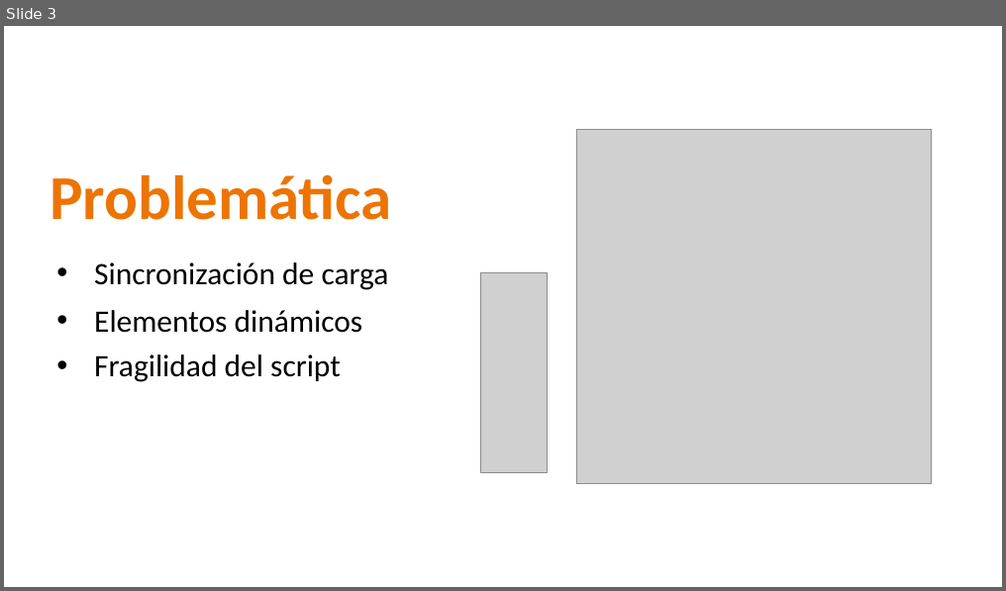
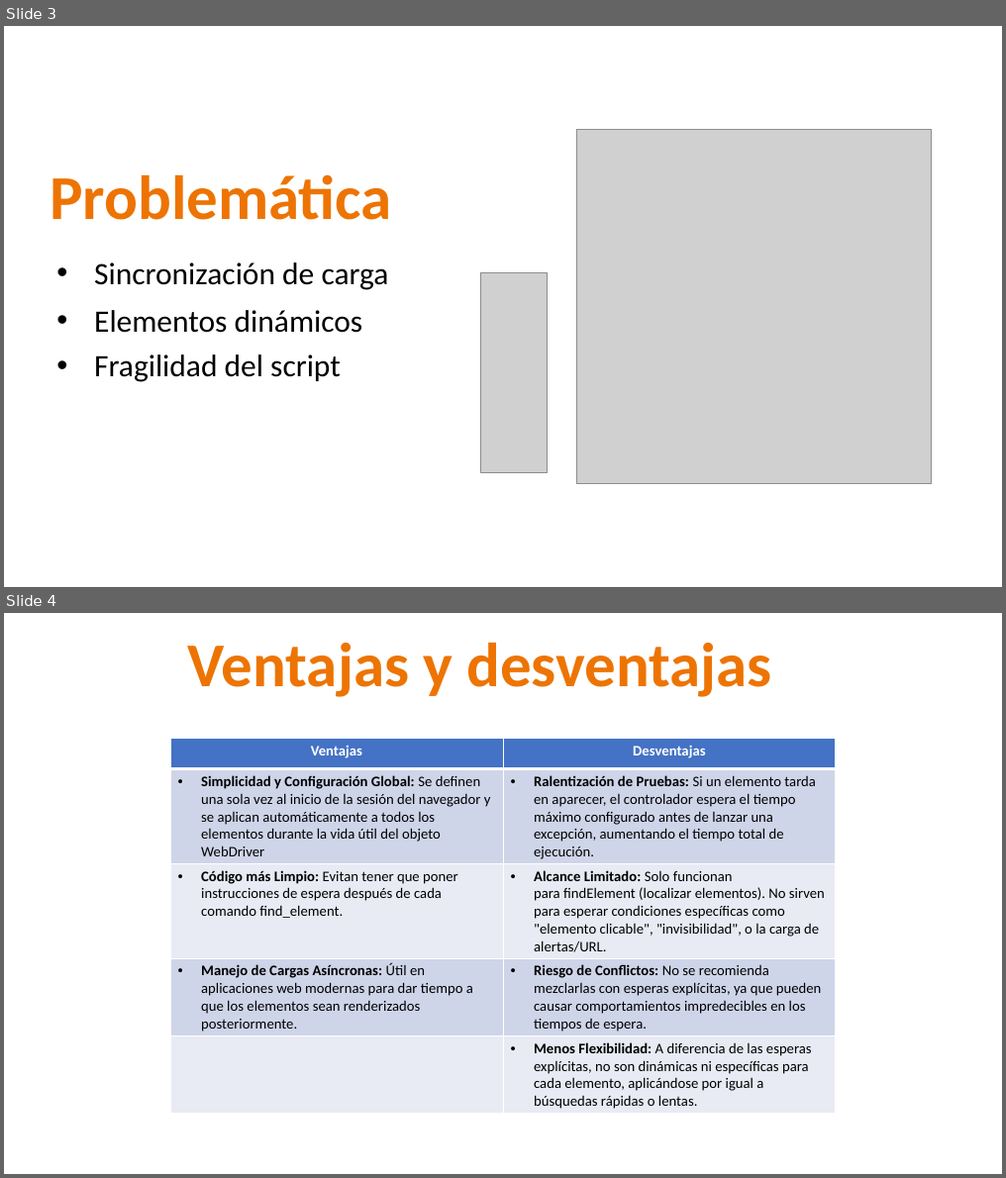
Before and after one commit to GabrielGNP/Semana-4_Gems-y-tiempos-de-espera, a slide deck: Docs_Ingeniería/presentacion.pptx. Shown one above the other, each under a label of ours: slide 3 before the commit, slides 3 and 4 after it. The pictures are 1006x591 and 1006x1178 pixels, drawn with LibreOffice and Linux fonts; fonts in the diff are those of the drawing; grey boxes stand for pictures; background and template pictures are left out. Boxes give left, top, right and bottom in pixels: in the first picture for what was removed or moved away, otherwise in the second. Text is boxed around its words. In the diff, an @@ line names an element or a change of style, - is before the commit and + after.

```diff
--- a/Docs_Ingeniería/presentacion.pptx
+++ b/Docs_Ingeniería/presentacion.pptx
@@ slide 4 added at box(4, 613, 1002, 1174), background picture (left out) @@
@@ text added at box(188, 642, 772, 697), 60 pt, text #ED7402, bold @@
+Ventajas y desventajas
@@ table added at box(170, 739, 835, 1114), 5 rows, 2 columns @@
+Ventajas | Desventajas
+Simplicidad y Configuración Global: Se definen una sola vez al inicio de la sesión del navegador y se aplican automáticamente a todos los elementos durante la vida útil del objeto WebDriver | Ralentización de Pruebas: Si un elemento tarda en aparecer, el controlador espera el tiempo máximo configurado antes de lanzar una excepción, aumentando el tiempo total de ejecución.
+Código más Limpio: Evitan tener que poner instrucciones de espera después de cada comando find_element. | Alcance Limitado: Solo funcionan para findElement (localizar elementos). No sirven para esperar condiciones específicas como "elemento clicable", "invisibilidad", o la carga de alertas/URL.
+Manejo de Cargas Asíncronas: Útil en aplicaciones web modernas para dar tiempo a que los elementos sean renderizados posteriormente. | Riesgo de Conflictos: No se recomienda mezclarlas con esperas explícitas, ya que pueden causar comportamientos impredecibles en los tiempos de espera.
+ | Menos Flexibilidad: A diferencia de las esperas explícitas, no son dinámicas ni específicas para cada elemento, aplicándose por igual a búsquedas rápidas o lentas.
```
Also in this commit, not shown: 2 slides changed, 8 other files.
